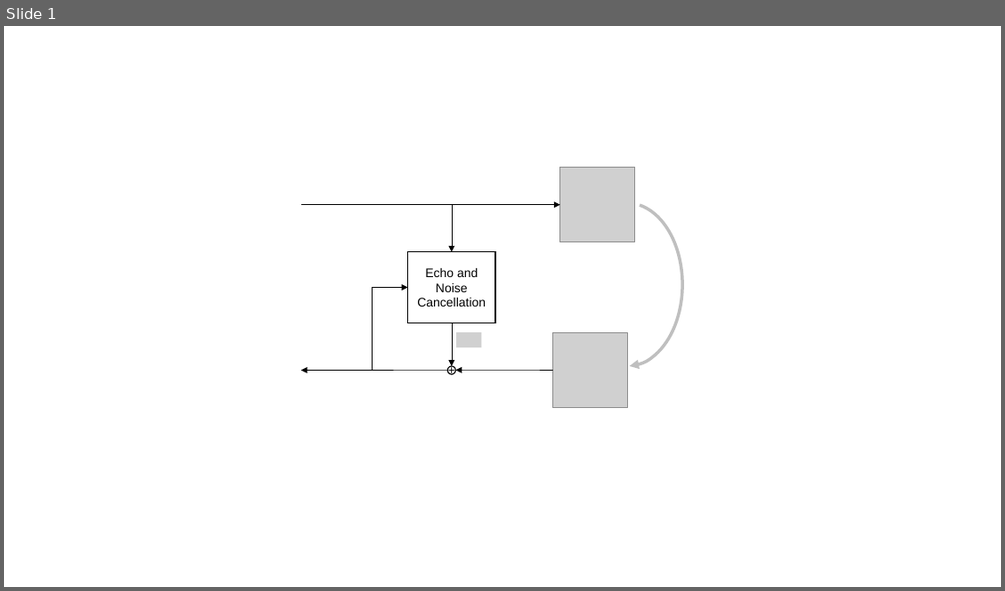
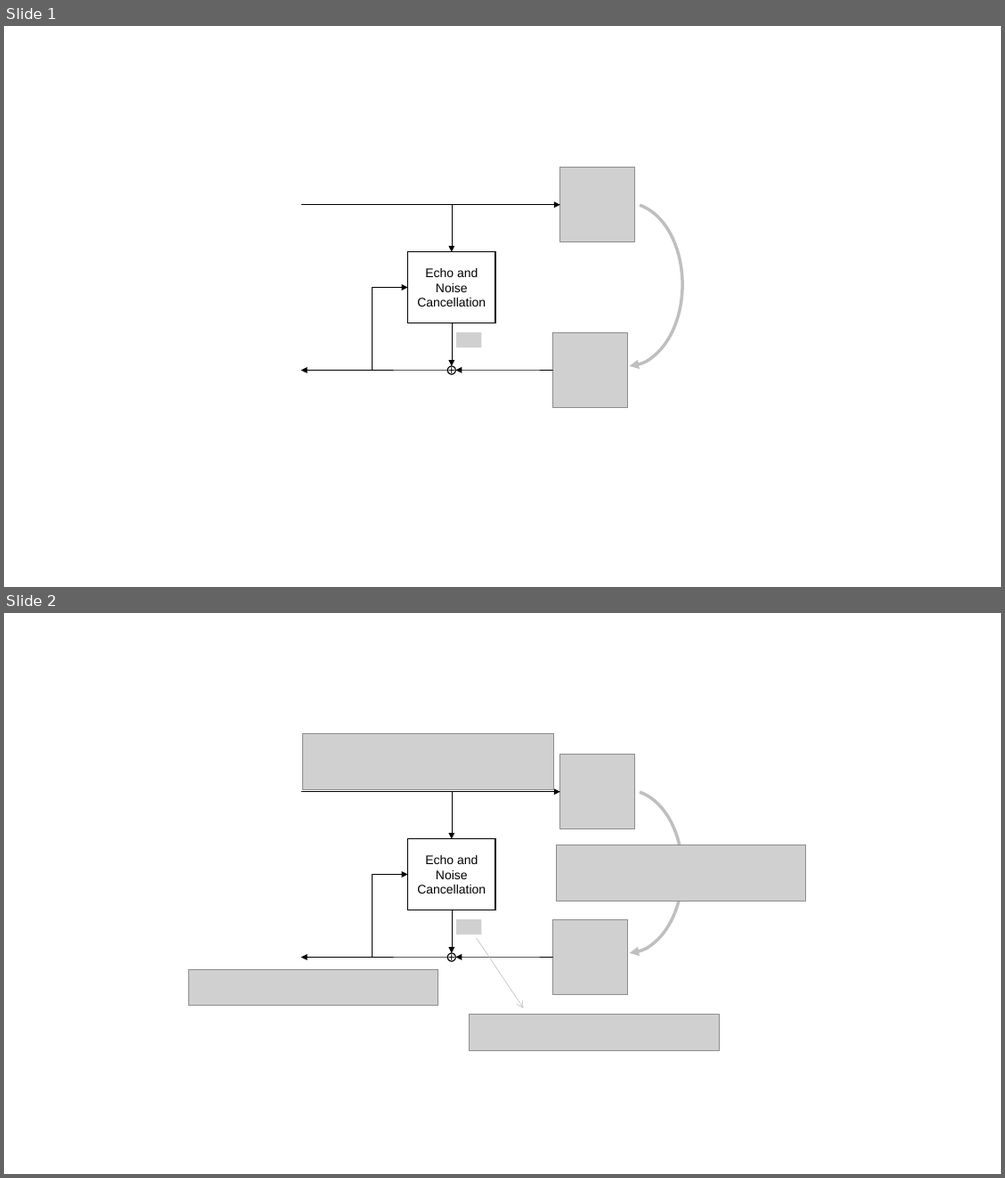
Before and after one commit to jettronics/AdaptiveFilter, a slide deck: Images/Echo_Noise_Cancellation.pptx. Shown one above the other, each under a label of ours: slide 1 before the commit, slides 1 and 2 after it. The pictures are 1005x591 and 1005x1178 pixels, drawn with LibreOffice and Linux fonts; fonts in the diff are those of the drawing; grey boxes stand for pictures; background and template pictures are left out. Boxes give left, top, right and bottom in pixels: in the first picture for what was removed or moved away, otherwise in the second. Text is boxed around its words. In the diff, an @@ line names an element or a change of style, - is before the commit and + after.

```diff
--- a/Images/Echo_Noise_Cancellation.pptx
+++ b/Images/Echo_Noise_Cancellation.pptx
@@ slide 2 added at [4, 613, 1001, 1174], background #FFFFFF @@
@@ group added at [189, 734, 806, 1051]: 7 pictures, 6 arrows, 1 rectangle, 1 ellipse, 1 elbow arrow, 1 arc (boxed as its full ellipse), 1 text @@
+Echo and Noise Cancellation
++
```
Also in this commit, not shown: 12 other files.
